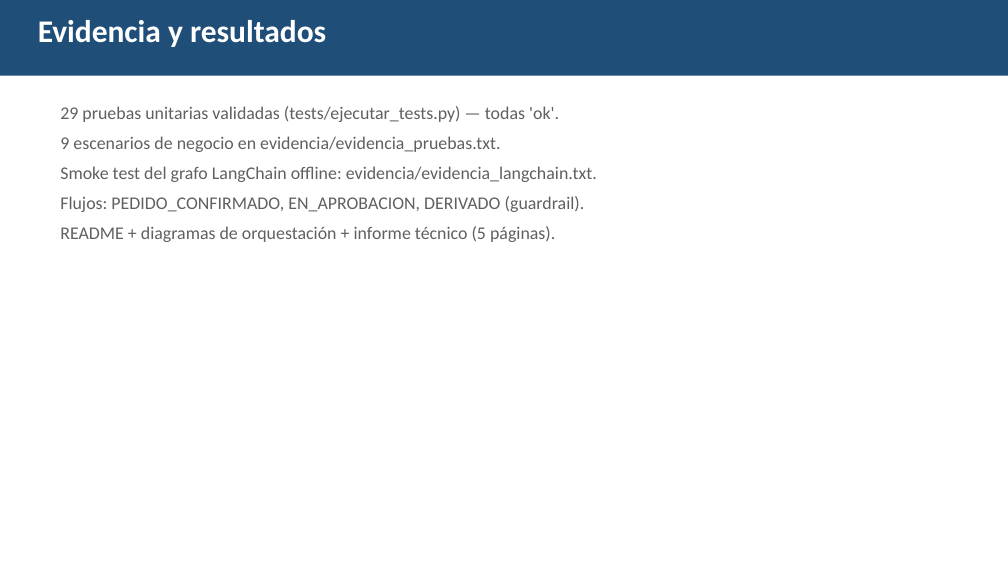
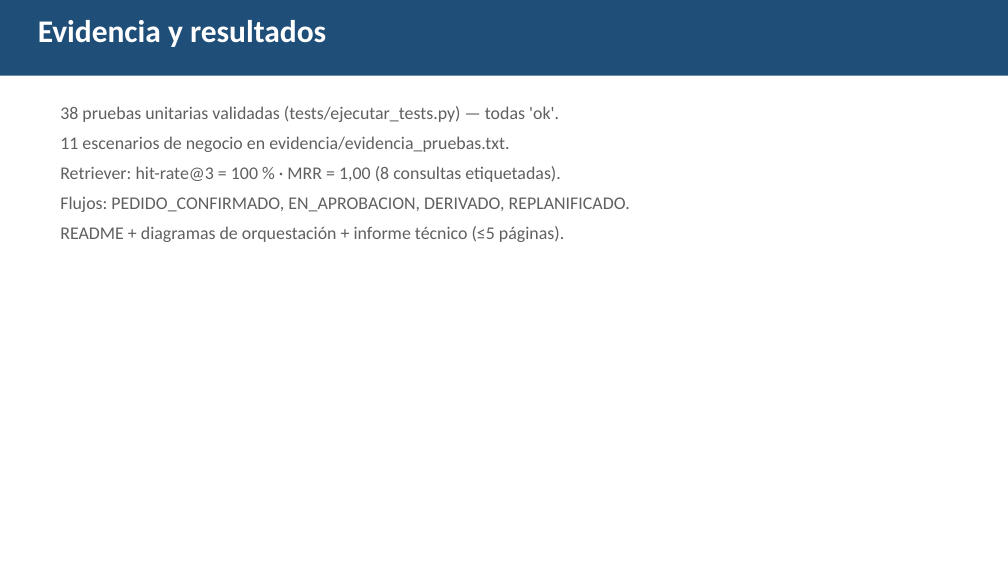
Before and after one commit to jghleo/Ferrandes_Agente_EP2, a slide deck: slide 11 of presentacion/Presentacion_EP2_Ferrandes.pptx (slide 9 before the commit). Drawn at 1008x567 pixels with LibreOffice and Linux fonts; fonts in the diff are those of the drawing. Boxes give left, top, right and bottom in pixels: in the first picture for what was removed or moved away, otherwise in the second. Text is boxed around its words. In the diff, an @@ line names an element or a change of style, - is before the commit and + after.

Commit message:
EP2: retriever semantico TF-IDF con metricas (IE4), replanificacion y priorizacion en el planificador (IE5), 38 pruebas y 11 escenarios de demo
- src/buscar_contexto.py: similitud coseno TF-IDF + normalizacion morfologica,
  embeddings densos opcionales y evaluar_recuperacion() (hit-rate@k, MRR).
- src/planificador.py: criticidad + priorizar() y replanificacion ante items
  invalidos (descarta y continua) con decision REPLANIFICACION.
- src/herramientas/escritura.py: parser tolerante (_parse_items_tolerante).
- tests: test_recuperacion.py + pruebas de replanificacion/priorizacion (29 -> 38).
- scripts/demo.py: escenarios de error/entrada ambigua y metricas del retriever (9 -> 11).
- Presentacion: PPT 10 -> 13 slides (metricas IE4, justificacion IE9, retos).
- README, informe (docx/md), guion y notebook Colab actualizados.

```diff
--- a/presentacion/Presentacion_EP2_Ferrandes.pptx
+++ b/presentacion/Presentacion_EP2_Ferrandes.pptx
@@ text at [60,106,630,242]: text changed @@
-29 pruebas unitarias validadas (tests/ejecutar_tests.py) — todas 'ok'.
-9 escenarios de negocio en evidencia/evidencia_pruebas.txt.
-Smoke test del grafo LangChain offline: evidencia/evidencia_langchain.txt.
-Flujos: PEDIDO_CONFIRMADO, EN_APROBACION, DERIVADO (guardrail).
-README + diagramas de orquestación + informe técnico (5 páginas).
+38 pruebas unitarias validadas (tests/ejecutar_tests.py) — todas 'ok'.
+11 escenarios de negocio en evidencia/evidencia_pruebas.txt.
+Retriever: hit-rate@3 = 100 % · MRR = 1,00 (8 consultas etiquetadas).
+Flujos: PEDIDO_CONFIRMADO, EN_APROBACION, DERIVADO, REPLANIFICADO.
+README + diagramas de orquestación + informe técnico (≤5 páginas).
```
Also in this commit, not shown: 4 other slides changed, 3 slides added, 18 other files.
